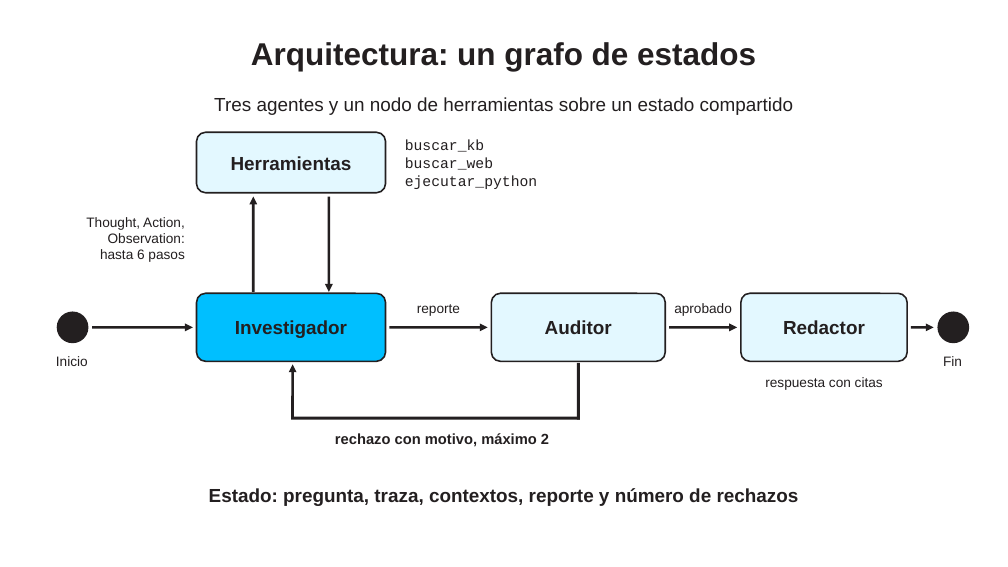
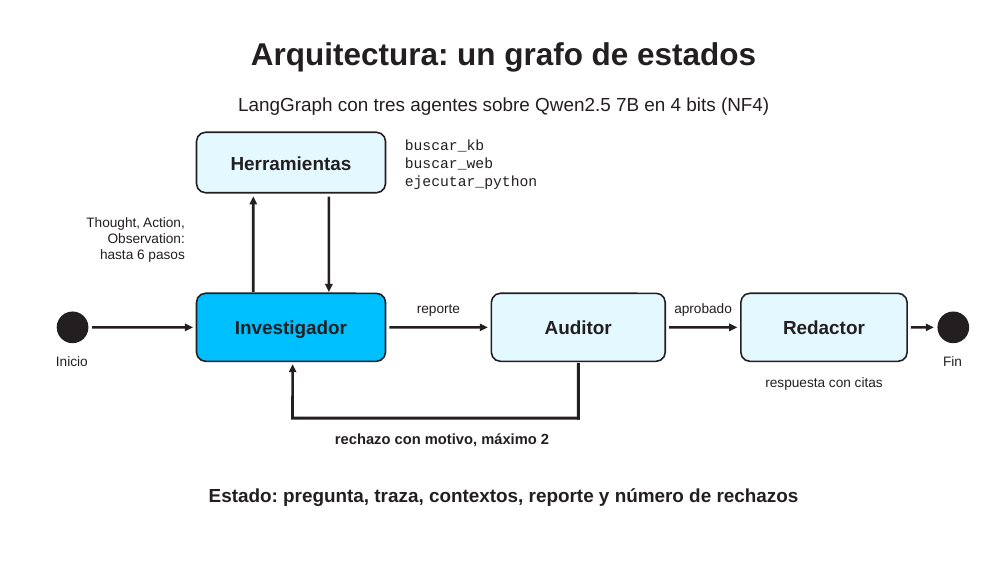
Before and after one commit to ricardoamiel/auditor-react, a slide deck: slide 4 of presentacion/Presentacion_Auditor_ReAct_sin_pasos.pptx. Drawn at 1008x567 pixels with LibreOffice and Linux fonts; fonts in the diff are those of the drawing; background and template pictures are left out. Boxes give left, top, right and bottom in pixels: in the first picture for what was removed or moved away, otherwise in the second. Text is boxed around its words. In the diff, an @@ line names an element or a change of style, - is before the commit and + after.

```diff
--- a/presentacion/Presentacion_Auditor_ReAct_sin_pasos.pptx
+++ b/presentacion/Presentacion_Auditor_ReAct_sin_pasos.pptx
@@ text at box(238, 97, 769, 115): text changed @@
-Tres agentes y un nodo de herramientas sobre un estado compartido
+LangGraph con tres agentes sobre Qwen2.5 7B en 4 bits (NF4)
```
Also in this commit, not shown: 7 other slides changed, 5 slides added, 8 other files.
